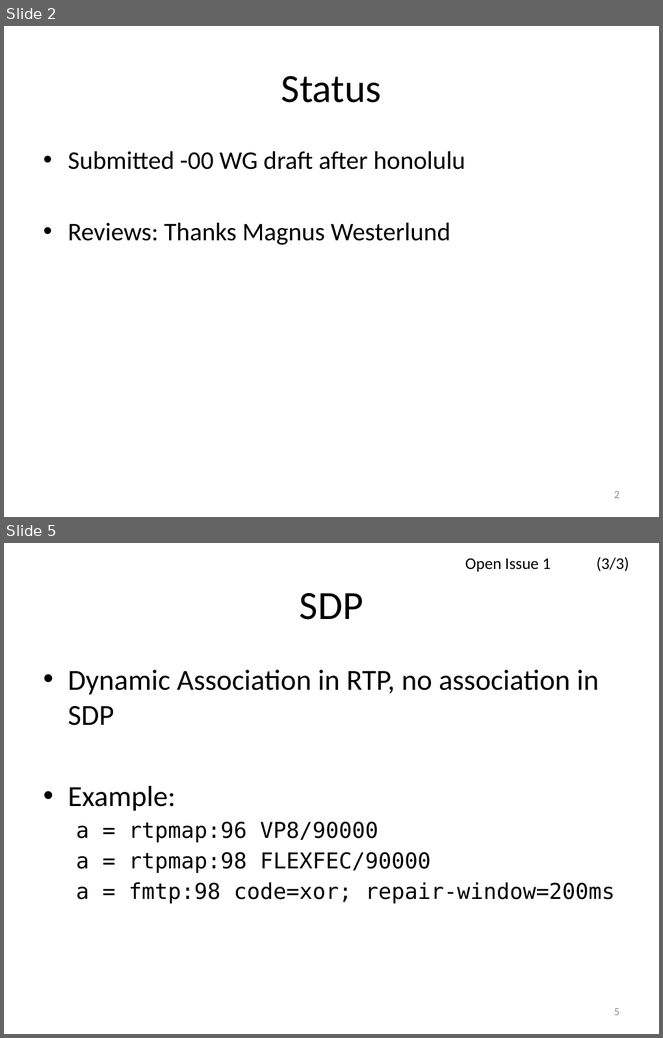
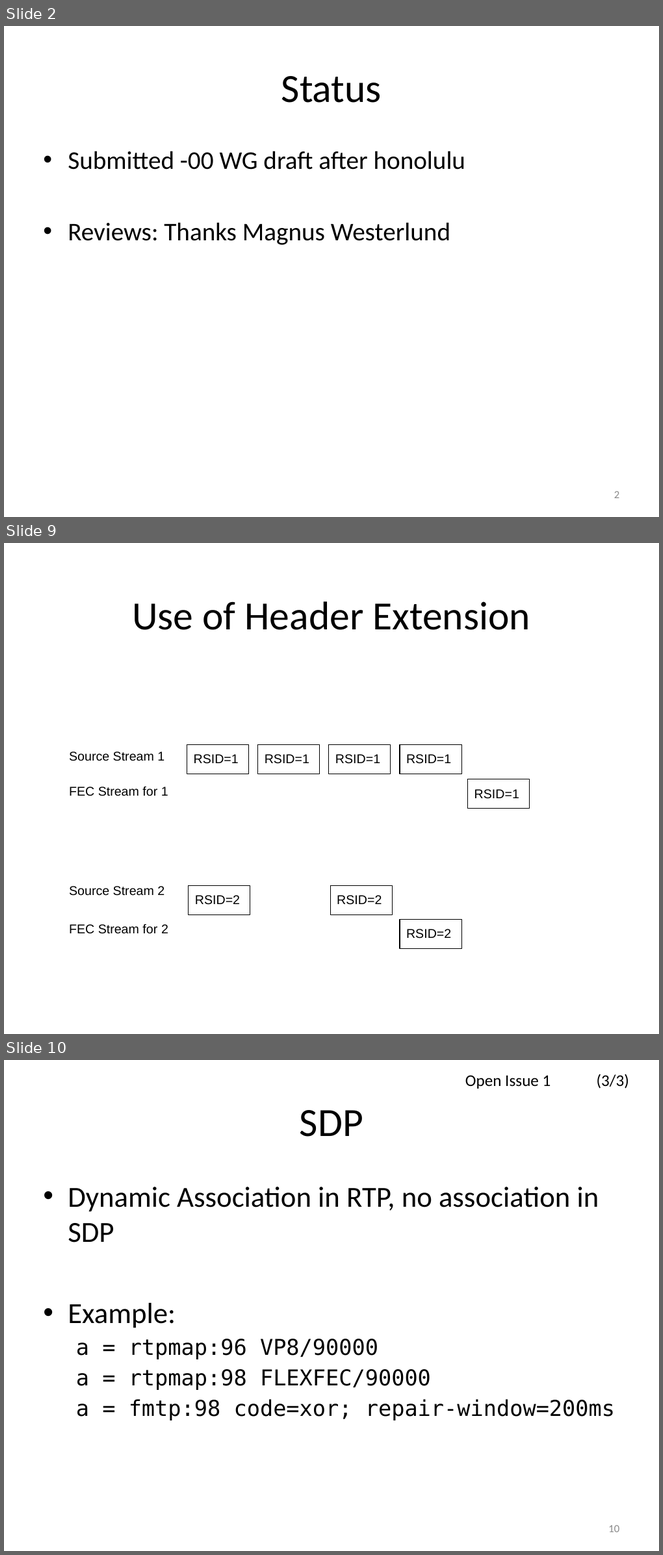
Before and after one commit to vr000m/payload-1d2d-parity-fec, a slide deck: 1d2d/presentations/92-payload-flexible-fec.pptx. Shown one above the other, each under a label of ours: slides 2 and 5 before the commit, slides 2, 9 and 10 after it; the slides between them are not shown. The pictures are 663x1038 and 663x1555 pixels, drawn with LibreOffice and Linux fonts; fonts in the diff are those of the drawing. Boxes give left, top, right and bottom in pixels: in the first picture for what was removed or moved away, otherwise in the second. Text is boxed around its words. In the diff, an @@ line names an element or a change of style, - is before the commit and + after.

Commit message:
updating flexfec, based on @pthatcher's proposal (rsid)

```diff
--- a/1d2d/presentations/92-payload-flexible-fec.pptx
+++ b/1d2d/presentations/92-payload-flexible-fec.pptx
@@ slide 9 added at bbox=[4, 543, 659, 1034], background #FFFFFF @@
@@ title added at bbox=[132, 601, 530, 630], 44 pt, text #000000 @@
+Use of Header Extension
@@ text added at bbox=[69, 752, 165, 761], 14 pt, text #000000 @@
+Source Stream 1
@@ rectangle added at bbox=[187, 745, 248, 774], outline #000000 0.75 pt, 14 pt, text #000000 @@
+RSID=1
@@ rectangle added at bbox=[258, 745, 320, 774], outline #000000 0.75 pt, 14 pt, text #000000 @@
+RSID=1
@@ rectangle added at bbox=[329, 745, 391, 774], outline #000000 0.75 pt, 14 pt, text #000000 @@
+RSID=1
@@ rectangle added at bbox=[400, 745, 462, 774], outline #000000 0.75 pt, 14 pt, text #000000 @@
+RSID=1
@@ text added at bbox=[69, 787, 168, 797], 14 pt, text #000000 @@
+FEC Stream for 1
@@ rectangle added at bbox=[468, 780, 529, 809], outline #000000 0.75 pt, 14 pt, text #000000 @@
+RSID=1
@@ text added at bbox=[69, 886, 165, 896], 14 pt, text #000000 @@
+Source Stream 2
@@ rectangle added at bbox=[189, 886, 250, 915], outline #000000 0.75 pt, 14 pt, text #000000 @@
+RSID=2
@@ rectangle added at bbox=[330, 886, 392, 915], outline #000000 0.75 pt, 14 pt, text #000000 @@
+RSID=2
@@ text added at bbox=[69, 925, 168, 934], 14 pt, text #000000 @@
+FEC Stream for 2
@@ rectangle added at bbox=[400, 920, 462, 949], outline #000000 0.75 pt, 14 pt, text #000000 @@
+RSID=2
@@ what was slide 5 is now slide 10 @@
@@ page number at bbox=[608, 1525, 620, 1533]: text changed @@
-5
+10
```
Also in this commit, not shown: 2 slides changed, 5 other slides added, 1 slide removed.
